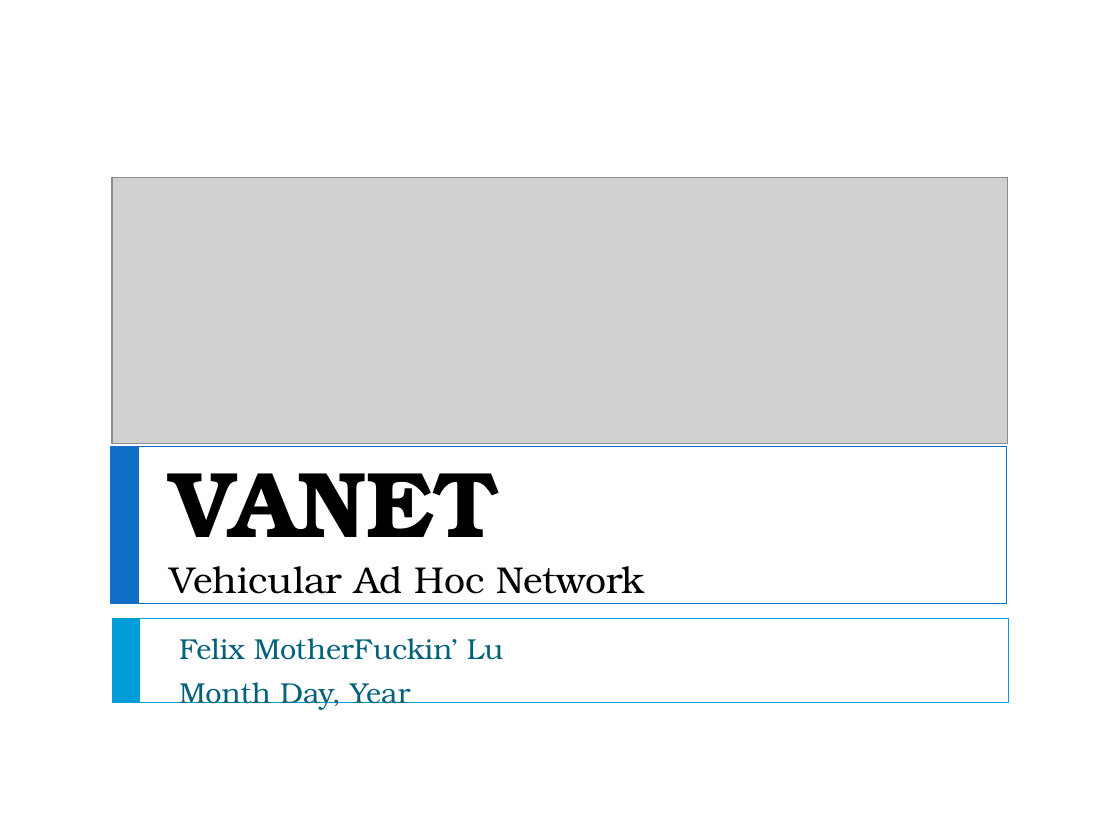
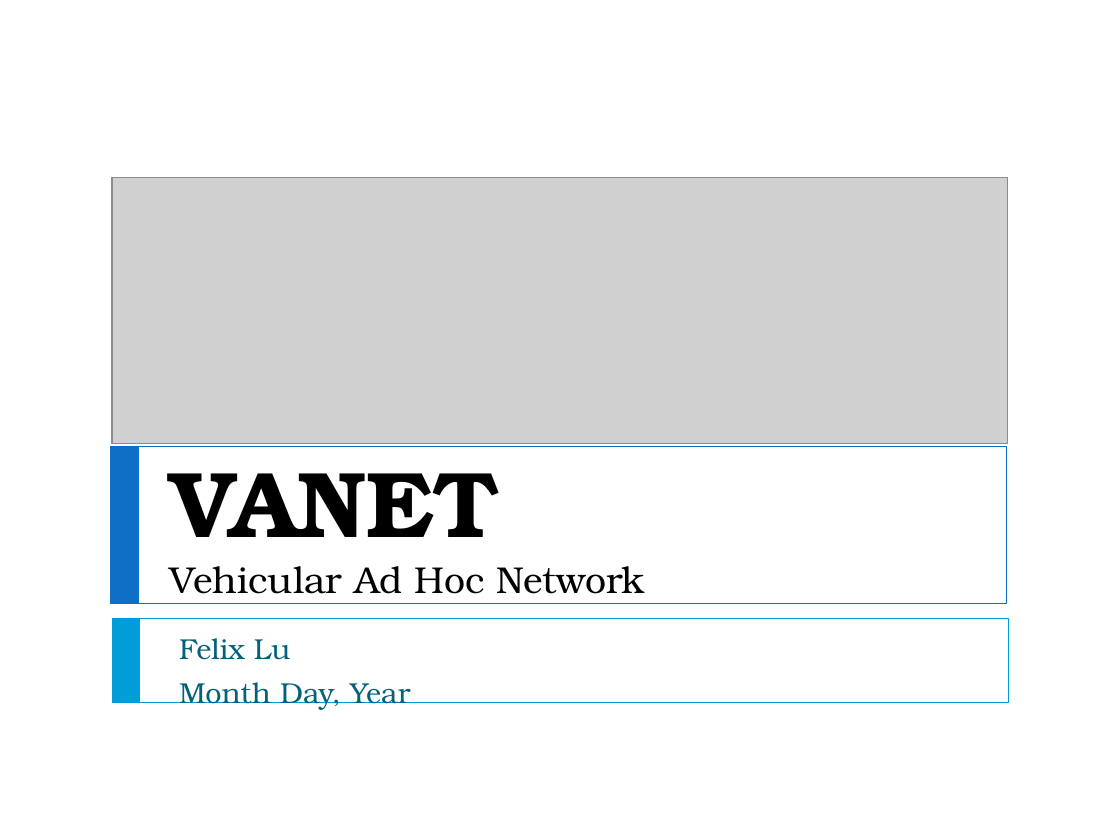
Before and after one commit to f33losopher/EEMaster_VANET, a slide deck: slide 1 of VANET_Felix.pptx. Drawn at 1120x840 pixels with LibreOffice and Linux fonts; fonts in the diff are those of the drawing; grey boxes stand for pictures. Boxes give left, top, right and bottom in pixels: in the first picture for what was removed or moved away, otherwise in the second. Text is boxed around its words. In the diff, an @@ line names an element or a change of style, - is before the commit and + after.

```diff
--- a/VANET_Felix.pptx
+++ b/VANET_Felix.pptx
@@ subtitle at (179, 638, 291, 660): text changed @@
-Felix MotherFuckin’ Lu
+Felix Lu
```
Also in this commit, not shown: 2 other slides changed, 3 slides added, 3 slides removed, 2 other files.
